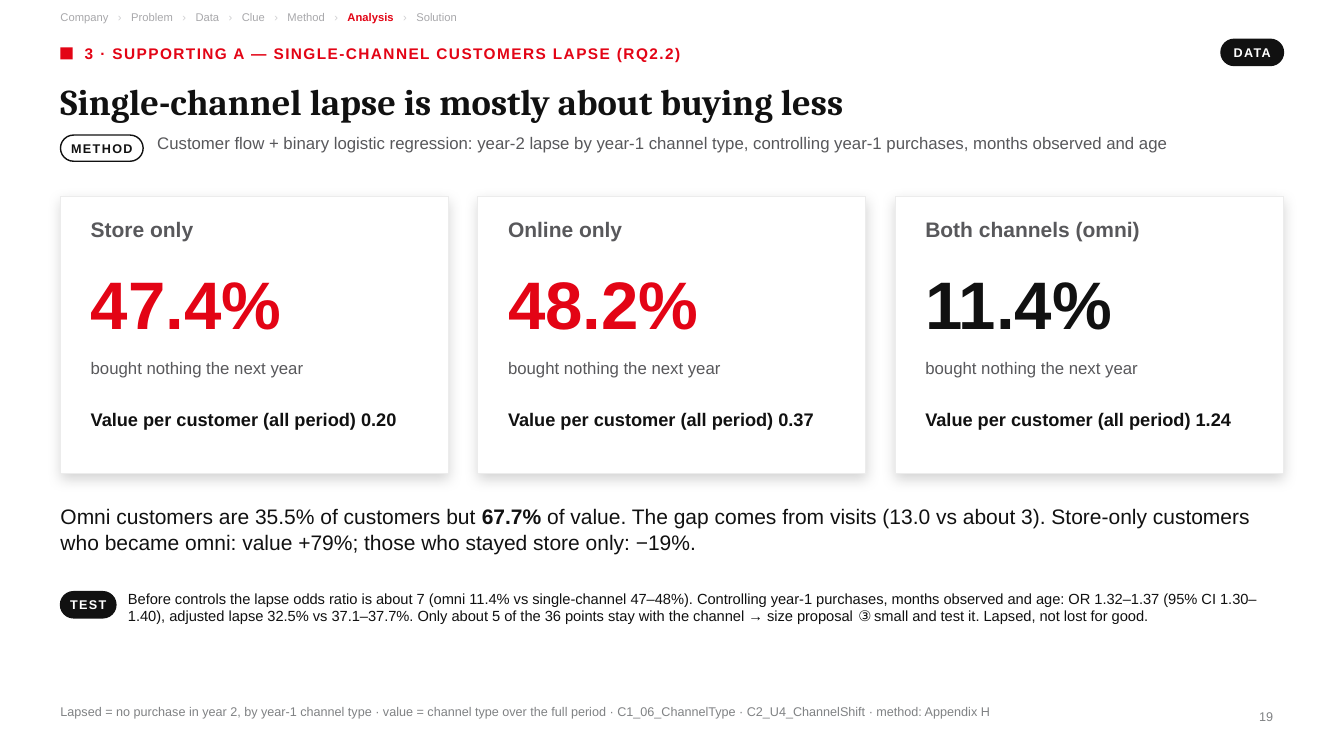
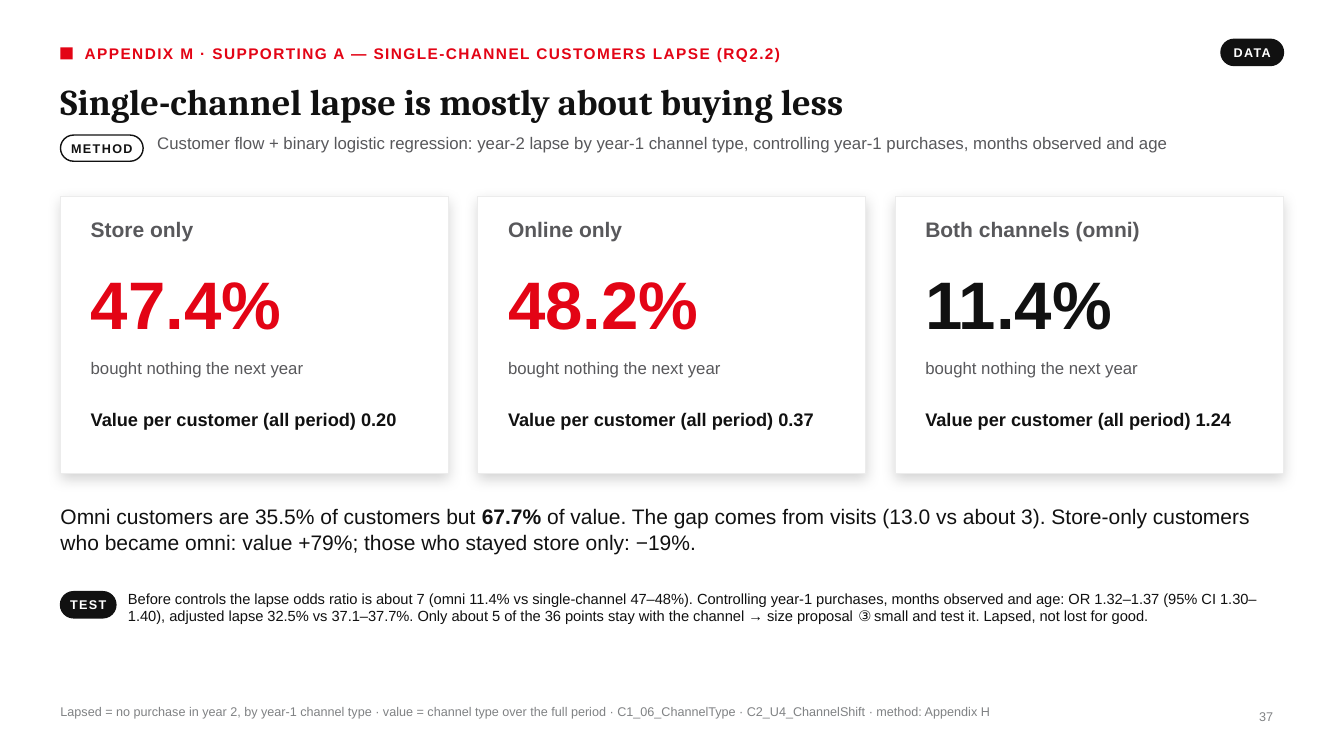
Before and after one commit to underthesun7213/social-data, a slide deck: slide 37 of presentation/hm_retention_deck_en.pptx (slide 19 before the commit). Drawn at 1344x756 pixels with LibreOffice and Linux fonts; fonts in the diff are those of the drawing. Boxes give left, top, right and bottom in pixels: in the first picture for what was removed or moved away, otherwise in the second. Text is boxed around its words. In the diff, an @@ line names an element or a change of style, - is before the commit and + after.

```diff
--- a/presentation/hm_retention_deck_en.pptx
+++ b/presentation/hm_retention_deck_en.pptx
@@ text removed at <box>60,13,457,23</box> @@
-Company › Problem › Data › Clue › Method › Analysis › Solution
@@ text at <box>85,48,780,63</box>: text changed @@
-3 · SUPPORTING A — SINGLE-CHANNEL CUSTOMERS LAPSE (RQ2.2)
+APPENDIX M · SUPPORTING A — SINGLE-CHANNEL CUSTOMERS LAPSE (RQ2.2)
@@ page number at <box>1259,712,1273,721</box>: text changed @@
-19
+37
```
Also in this commit, not shown: 18 other slides changed, 1 slide added, 4 other files.
